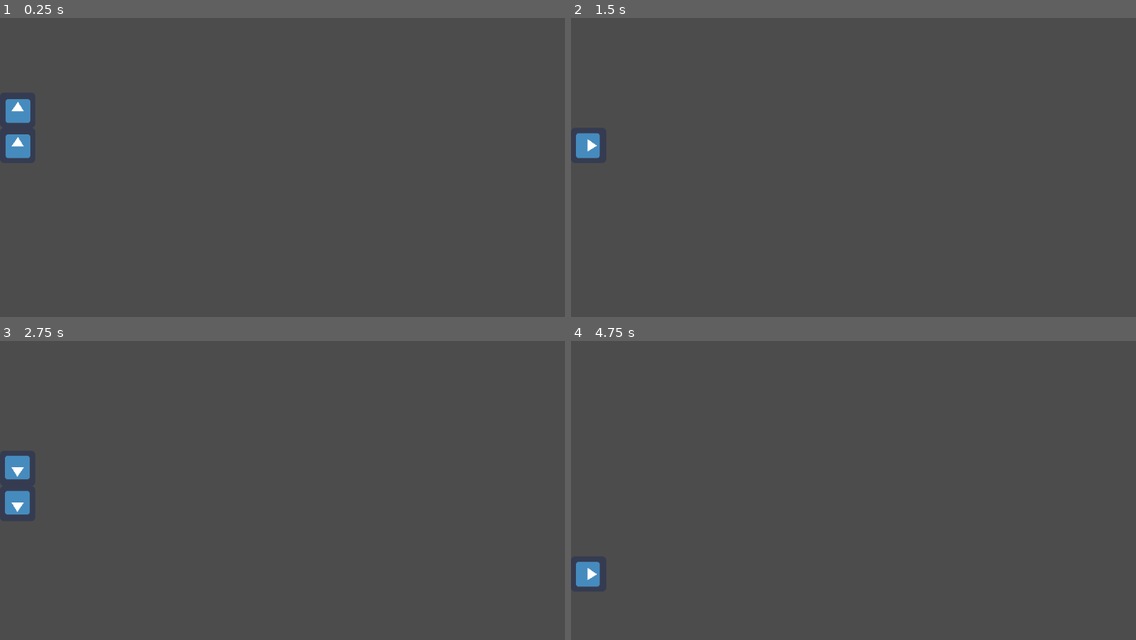
Above: before the commit, frames 1-4 (two rows, left to right).
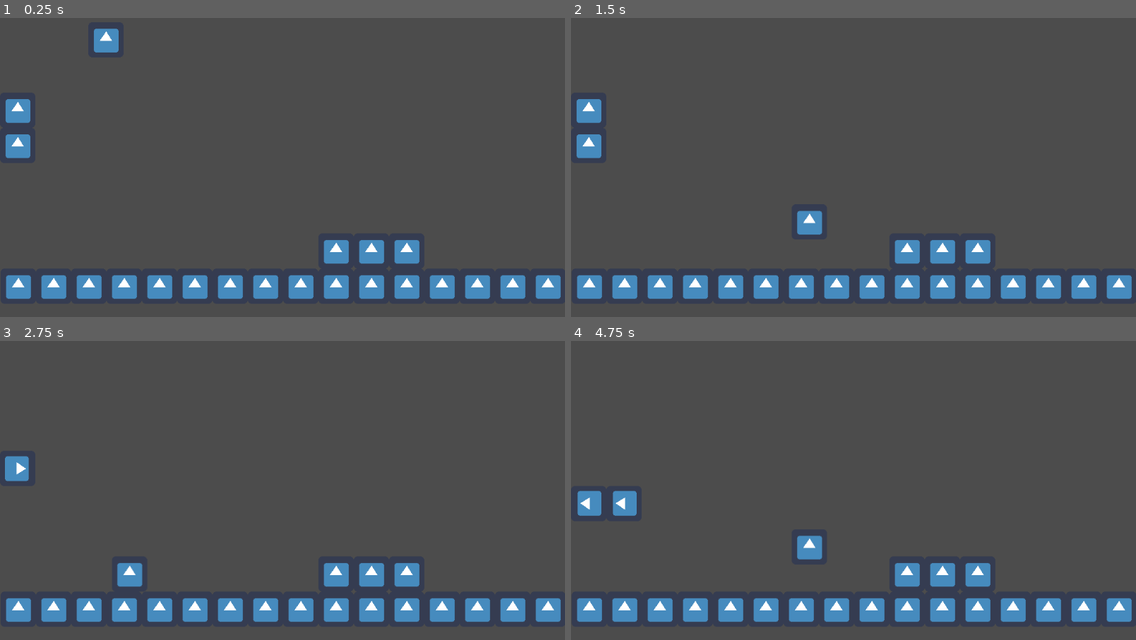
Above: after the commit, the same moments.

Repository: KavehNejad/Hack-2023
Game: Godot game, scene res://src/scenes/Tutorial level.tscn
The game is run twice, just before and just after one commit, with the same random seed, the same clock (stepped at 60 frames per second) and the same inputs. Before the commit the project starts from res://src/scenes/world.tscn. The engine's default icon, where the game draws it, is replaced by a stand-in: a white triangle on a blue panel in a dark square.
Inputs:
- Up to frame 1 (0.25 s): no input
- Up to frame 2 (1.5 s): tap Enter at 0.5 s; hold Right (right) from 0.53 s (still down); tap F (game_mode_switch, bound only after the commit) at 0.6, 1.35 s; tap Up (jump) at 0.77 s
- Up to frame 3 (2.75 s): tap Up (jump) at 1.52 s; release Right (right) at 2.03 s; hold A (left) from 2.03 s (still down); tap F (game_mode_switch, bound only after the commit) at 2.1 s
- Up to frame 4 (4.75 s): release A (left) at 2.78 s; hold Right (right) 2.78-4.28 s; tap F (game_mode_switch, bound only after the commit) at 2.85, 3.6, 4.35 s; tap Up (jump) at 3.02, 3.77, 4.52 s; tap Space at 3.5 s; hold A (left) from 4.28 s (still down)

The runs differ from the first frame. In frame 1, 7.3% of the frame differs, in the area x 1-100%, y 3-95%; in frame 2, 7.7%; in frame 3, 7.7%; in frame 4, 8.3%, in the area x 0-100%, y 50-95%.
Error before the commit: Attempt to call function 'get_used_cells' in base 'null instance' on a null instance. (res://src/scripts/world.gd:13)

Commit message:
Can switch between game modes

Diff:
--- a/super-tetris-world/project.godot
+++ b/super-tetris-world/project.godot
@@ -11,7 +11,7 @@
 [application]
 
 config/name="super-tetris-world"
-run/main_scene="res://src/scenes/world.tscn"
+run/main_scene="res://src/scenes/Tutorial level.tscn"
 config/icon="res://assets/images/icon.png"
 
 [autoload]
@@ -60,6 +60,12 @@
 , Object(InputEventKey,"resource_local_to_scene":false,"resource_name":"","device":0,"alt":false,"shift":false,"control":false,"meta":false,"command":false,"pressed":false,"scancode":87,"unicode":0,"echo":false,"script":null)
  ]
 }
+game_mode_switch={
+"deadzone": 0.5,
+"events": [ Object(InputEventKey,"resource_local_to_scene":false,"resource_name":"","device":0,"alt":false,"shift":false,"control":false,"meta":false,"command":false,"pressed":false,"scancode":70,"unicode":0,"echo":false,"script":null)
+, Object(InputEventKey,"resource_local_to_scene":false,"resource_name":"","device":0,"alt":false,"shift":false,"control":false,"meta":false,"command":false,"pressed":false,"scancode":16777237,"unicode":0,"echo":false,"script":null)
+ ]
+}
 
 [physics]
 
--- a/super-tetris-world/src/scenes/Player.tscn
+++ b/super-tetris-world/src/scenes/Player.tscn
@@ -20,9 +20,5 @@
 [node name="AnimatedSprite" type="AnimatedSprite" parent="."]
 frames = SubResource( 1 )
 
-[node name="AnimatedSprite2" type="AnimatedSprite" parent="."]
-position = Vector2( 2.5423, -63.7221 )
-frames = SubResource( 1 )
-
 [node name="CollisionShape2D" type="CollisionShape2D" parent="."]
 shape = SubResource( 2 )
--- a/super-tetris-world/src/scripts/Global.gd
+++ b/super-tetris-world/src/scripts/Global.gd
@@ -3,3 +3,4 @@
 var game_paused = false
 var has_lost = false
 var tile_size = 64
+var game_mode = 'Tetris' # or Tetris
--- a/super-tetris-world/src/scripts/Player.gd
+++ b/super-tetris-world/src/scripts/Player.gd
@@ -17,6 +17,8 @@
 	min_jump_velocity = -sqrt(2 * gravity * min_jump_height)
 
 func _physics_process(delta):
+	if Global.game_mode == 'Tetris':
+		return
 	check_if_key_pressed(delta)
 	velocity.y += gravity * delta
 	move_and_slide(velocity, Vector2.UP)
--- a/super-tetris-world/src/scripts/shape.gd
+++ b/super-tetris-world/src/scripts/shape.gd
@@ -17,11 +17,13 @@
 				blocks.append(block)
 
 func _on_Timer_timeout():
+	if Global.game_mode == 'Platformer':
+		return
 	remove_from_grid()
 	position.y += 64
 	if overlaps():
 		position.y -= 64
-		current = true
+		current = false
 	add_to_grid()
 
 func _ready():
@@ -29,7 +31,7 @@
 	add_to_grid()
 
 func _physics_process(delta):
-	if !current:
+	if Global.game_mode == 'Platformer' || !current:
 		return
 	var should_print = false
 	#checks for stuff every frame
--- a/super-tetris-world/src/scripts/world.gd
+++ b/super-tetris-world/src/scripts/world.gd
@@ -14,6 +14,13 @@
 	for cell in all_cells:
 		grid[cell.y + 1][cell.x + 1] = 1
 
+
+func _process(delta):
+	if Input.is_action_just_pressed("game_mode_switch"):
+		if Global.game_mode == 'Platformer':
+			Global.game_mode = 'Tetris'
+		else:
+			Global.game_mode = 'Platformer'
 
 func create_grid():
 	for y in range(100):
